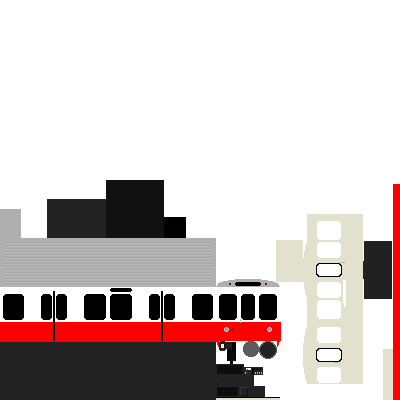
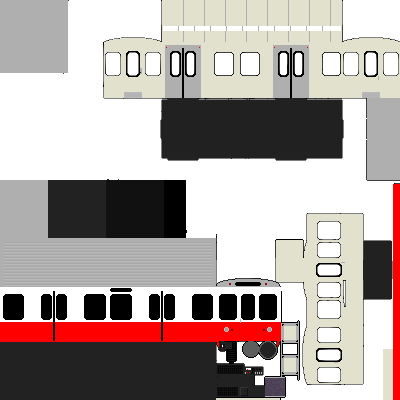
Layer changes from the first 400 × 400 image to the second:
painted on "Solid Colors" over [0, 0, 400, 238]
painted on "Interior" over [104, 0, 400, 397]
showed "Dropped Buffer", painted on it over [0, 0, 400, 400]
